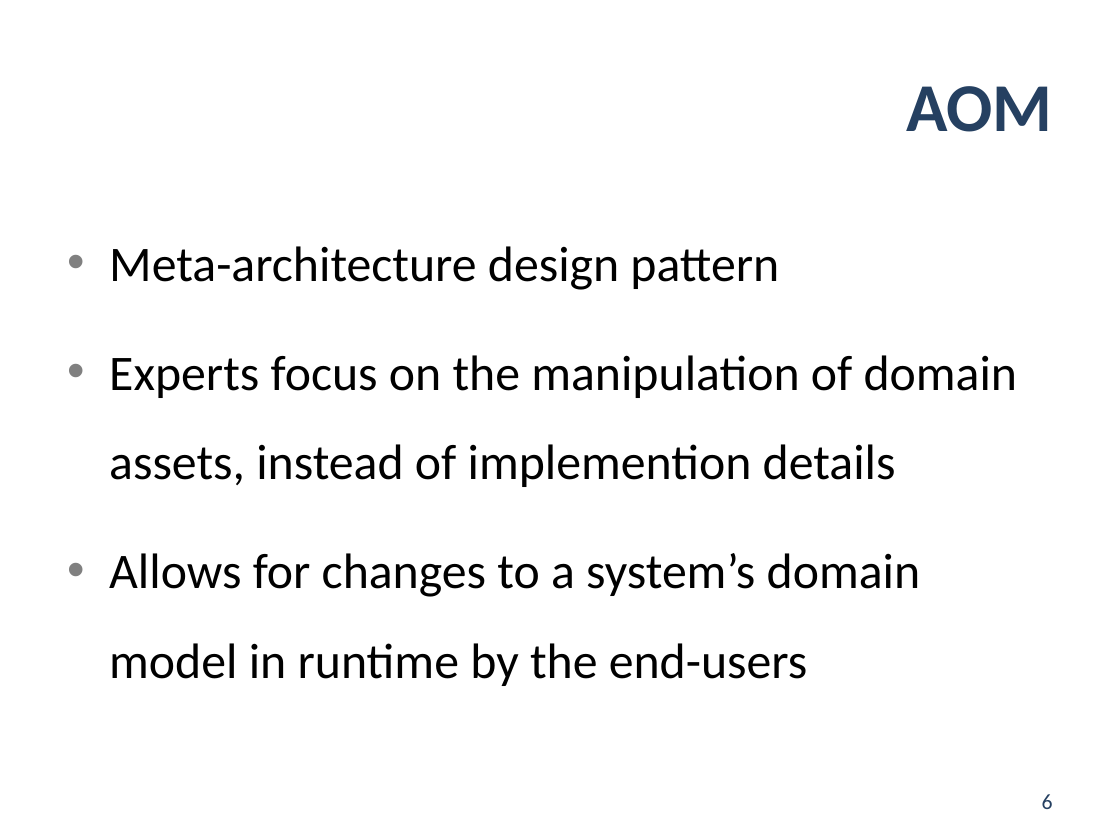
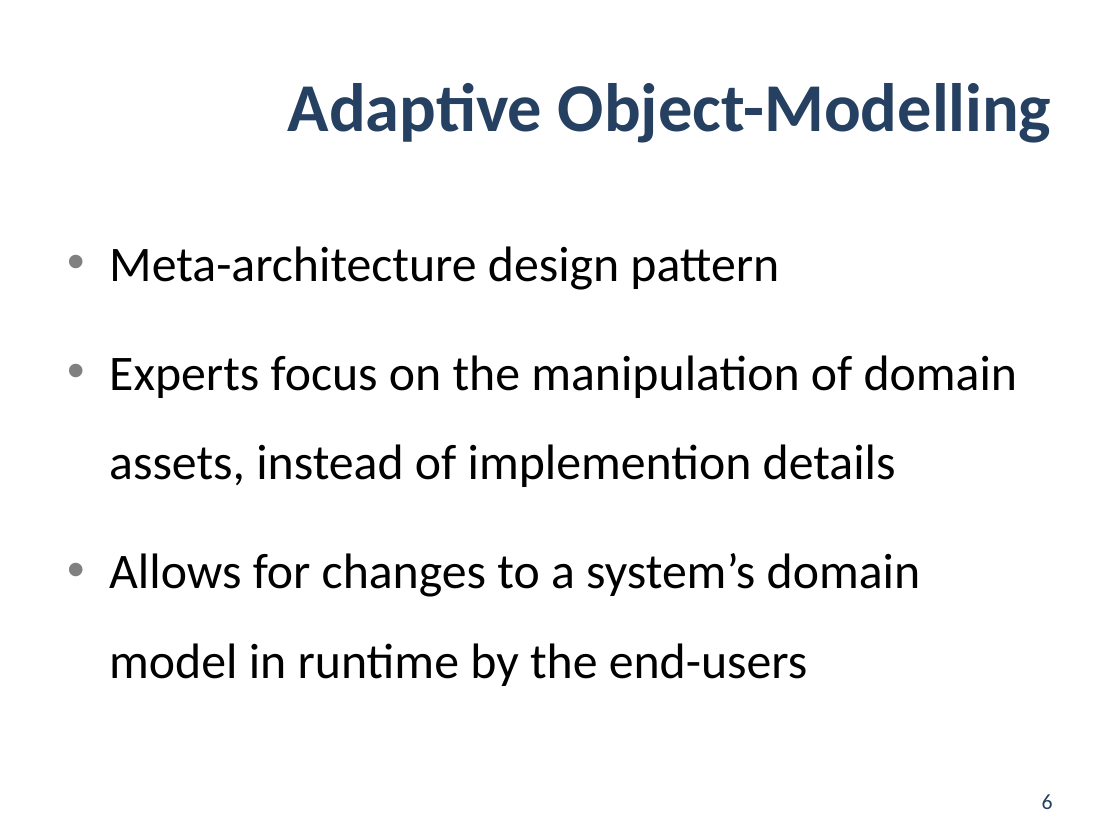
Before and after one commit to jgradim/thesis, a slide deck: slide 6 of presentations/pdis2.pptx. Drawn at 1120x840 pixels with LibreOffice and Linux fonts; fonts in the diff are those of the drawing. Boxes give left, top, right and bottom in pixels: in the first picture for what was removed or moved away, otherwise in the second. Text is boxed around its words. In the diff, an @@ line names an element or a change of style, - is before the commit and + after.

```diff
--- a/presentations/pdis2.pptx
+++ b/presentations/pdis2.pptx
@@ title at (288, 83, 1052, 143): text changed @@
-AOM
+Adaptive Object-Modelling
```
Also in this commit, not shown: 2 other slides changed, 4 other files.
